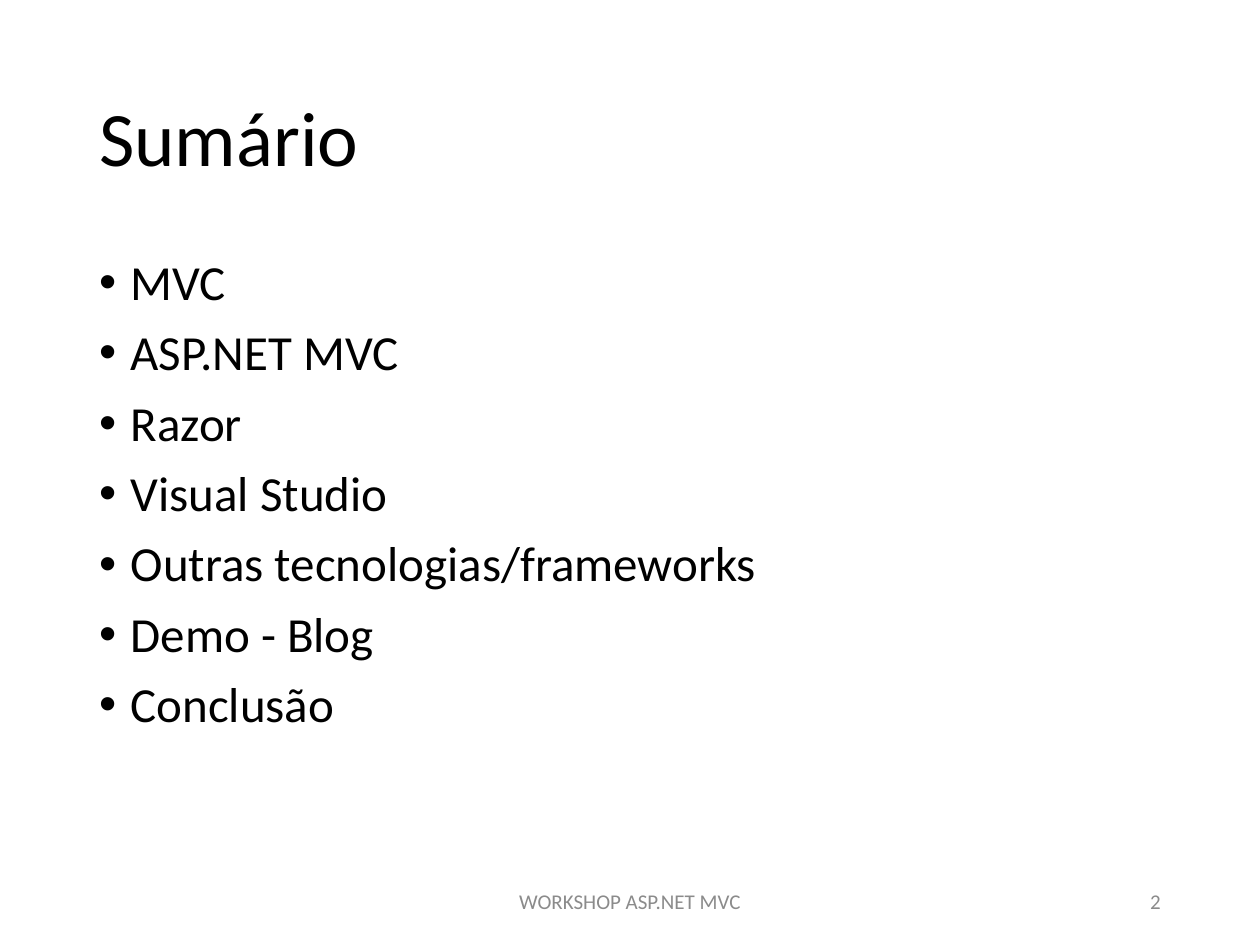
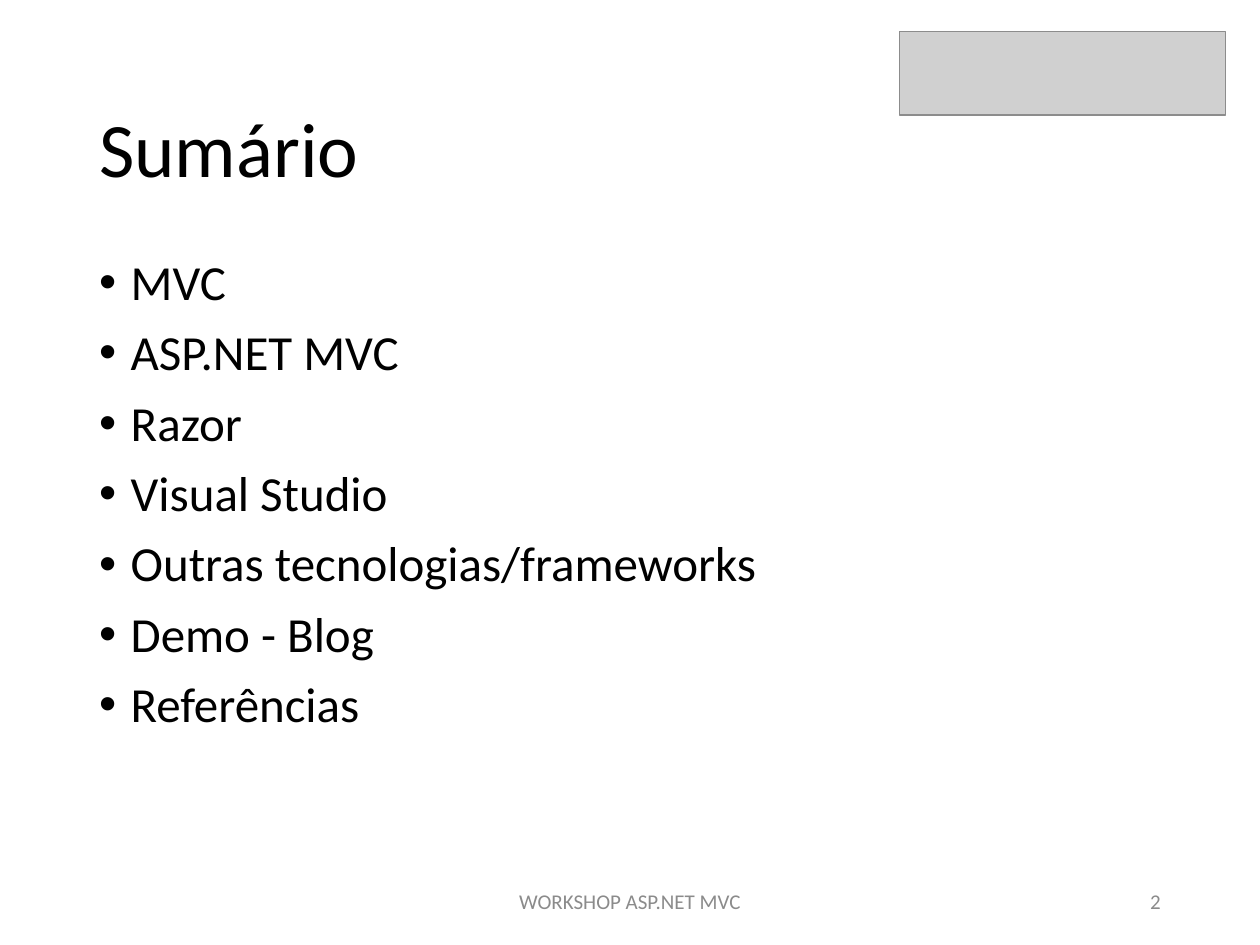
Before and after one commit to MiguelCosta/aspnet-workshop, a slide deck: slide 2 of ppt/aspnet-workshop.pptx. Drawn at 1260x945 pixels with LibreOffice and Linux fonts; fonts in the diff are those of the drawing; grey boxes stand for pictures. Boxes give left, top, right and bottom in pixels: in the first picture for what was removed or moved away, otherwise in the second. Text is boxed around its words. In the diff, an @@ line names an element or a change of style, - is before the commit and + after.

```diff
--- a/ppt/aspnet-workshop.pptx
+++ b/ppt/aspnet-workshop.pptx
@@ picture added at bbox=[900, 32, 1226, 115] @@
@@ title "Sumário": place and size @@
-title "Sumário" at bbox=[99, 113, 358, 167]
+title "Sumário" at bbox=[99, 124, 358, 178]
@@ text at bbox=[131, 688, 360, 723]: text changed @@
-• Conclusão
+• Referências
```
Also in this commit, not shown: 17 other slides changed, 1 slide added, 1 slide removed.
